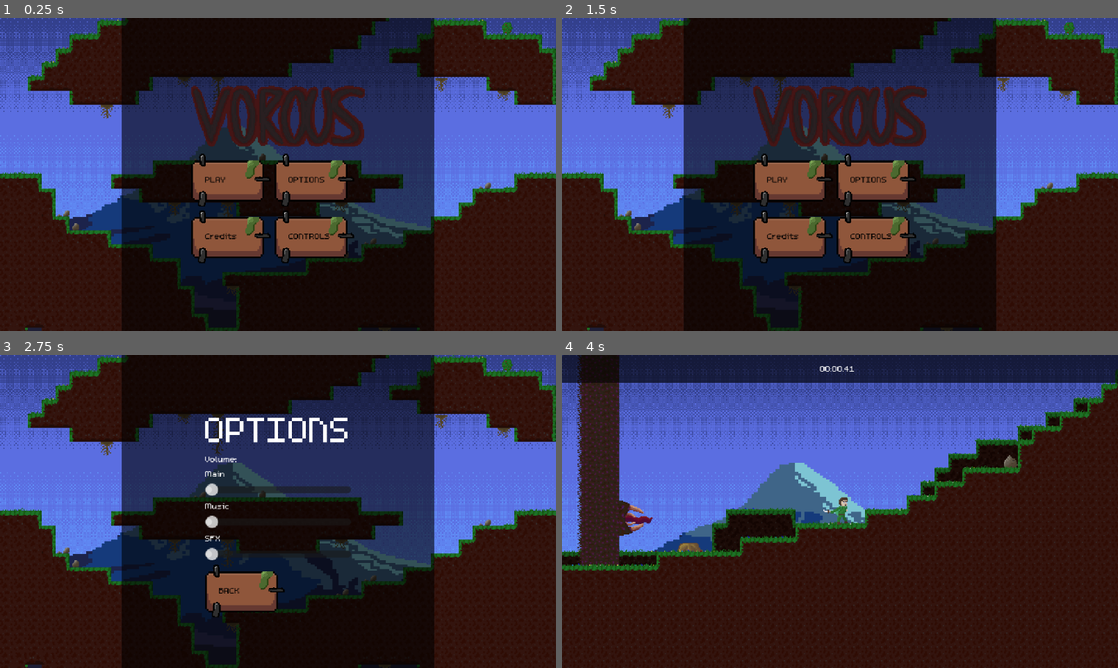
Above: before the commit, frames 1-4 (two rows, left to right).
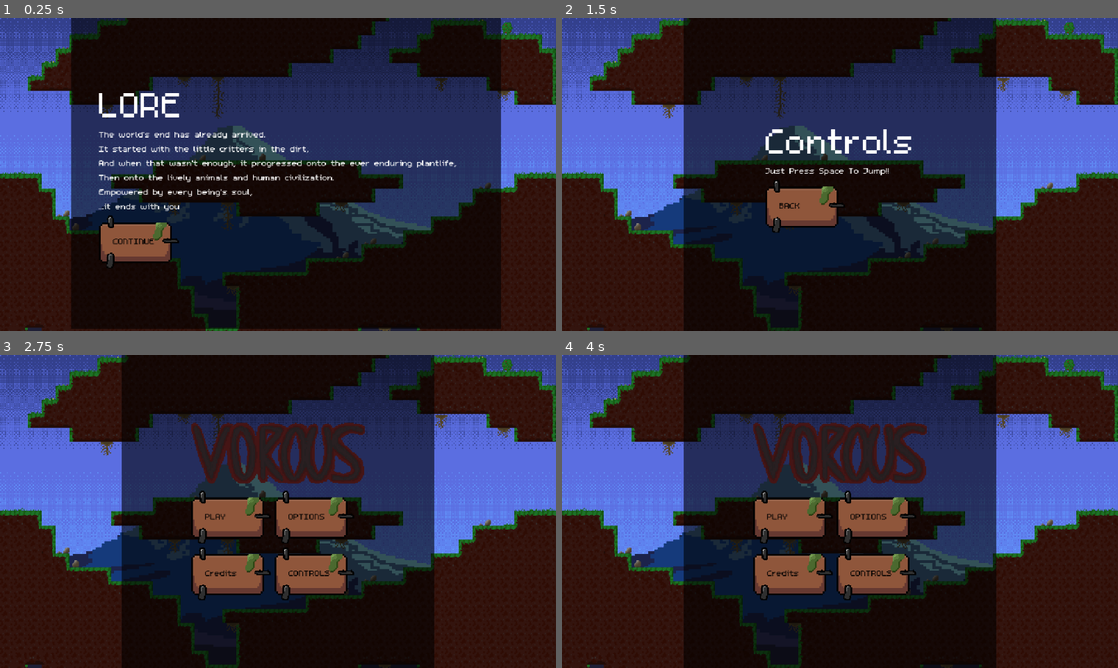
Above: after the commit, the same moments.

Repository: Skuffy808/Vorous
Game: Godot game, scene res://scenes/lore.tscn
The game is run twice, just before and just after one commit, with the same random seed, the same clock (stepped at 60 frames per second) and the same inputs. Before the commit the project starts from res://scenes/main_menu.tscn.
Inputs (mouse positions are in pixels of both pictures, inside the frame that each line leads up to):
- Up to frame 1 (0.25 s): no input
- Up to frame 2 (1.5 s): click (795, 237) at 0.5 s, where only the run before the commit has a clickable "Credits"; click (840, 227) at 1.25 s, where only the run before the commit has a clickable "BACK"
- Up to frame 3 (2.75 s): click (278, 542) at 2 s, where only the run after the commit has a clickable "BACK"
- Up to frame 4 (4 s): click (840, 589) at 2.75 s, where only the run before the commit has a clickable "BACK"; click (795, 517) at 3.5 s, where only the run before the commit has a clickable "PLAY"

The runs differ from the first frame. In frame 1, 35% of the frame differs, in the area x 12-91%, y 0-100%; in frame 2, 12%; in frame 3, 12%; in frame 4, 75%, in the area x 0-100%, y 0-100%.

Commit message:
add lore

Diff:
--- a/project.godot
+++ b/project.godot
@@ -11,7 +11,7 @@
 [application]
 
 config/name="Vorous"
-run/main_scene="uid://dbihew8l1tlgy"
+run/main_scene="uid://c87h5c6o5fgvt"
 config/features=PackedStringArray("4.4", "GL Compatibility")
 config/icon="res://icon.svg"
 
--- /dev/null
+++ b/scenes/lore.tscn
@@ -0,0 +1,88 @@
+[gd_scene load_steps=6 format=3 uid="uid://c87h5c6o5fgvt"]
+
+[ext_resource type="Theme" uid="uid://bpac6yxly53yc" path="res://theme.tres" id="1_fiw8w"]
+[ext_resource type="Script" uid="uid://dksadmjslbklm" path="res://scripts/credits.gd" id="2_5iqog"]
+[ext_resource type="Texture2D" uid="uid://dugbgubpe437j" path="res://assets/background/Background-0.png" id="3_g7dn5"]
+[ext_resource type="PackedScene" uid="uid://dhr8pf2btgxph" path="res://scenes/Platforms/platformCave1.tscn" id="4_xhytr"]
+[ext_resource type="Texture2D" uid="uid://dojqb00ffo3lc" path="res://assets/button.png" id="5_ldtwi"]
+
+[node name="Credits" type="Control"]
+texture_filter = 1
+layout_mode = 3
+anchors_preset = 15
+anchor_right = 1.0
+anchor_bottom = 1.0
+grow_horizontal = 2
+grow_vertical = 2
+theme = ExtResource("1_fiw8w")
+script = ExtResource("2_5iqog")
+
+[node name="TextureRect" type="TextureRect" parent="."]
+layout_mode = 0
+offset_right = 640.0
+offset_bottom = 360.0
+texture = ExtResource("3_g7dn5")
+
+[node name="Cave1" parent="." instance=ExtResource("4_xhytr")]
+z_index = -1
+position = Vector2(0, 180)
+
+[node name="ColorRect" type="ColorRect" parent="."]
+layout_mode = 1
+anchors_preset = 8
+anchor_left = 0.5
+anchor_top = 0.5
+anchor_right = 0.5
+anchor_bottom = 0.5
+offset_left = -238.0
+offset_top = -180.0
+offset_right = 122.0
+offset_bottom = 180.0
+grow_horizontal = 2
+grow_vertical = 2
+scale = Vector2(1.37327, 0.992168)
+color = Color(0, 0, 0, 0.588235)
+
+[node name="VBoxContainer" type="VBoxContainer" parent="."]
+layout_mode = 1
+anchors_preset = 8
+anchor_left = 0.5
+anchor_top = 0.5
+anchor_right = 0.5
+anchor_bottom = 0.5
+offset_left = -60.5
+offset_top = -39.0
+offset_right = 60.5
+offset_bottom = 39.0
+grow_horizontal = 2
+grow_vertical = 2
+
+[node name="OptionsLabel" type="Label" parent="VBoxContainer"]
+layout_mode = 2
+theme_override_colors/font_color = Color(1, 1, 1, 1)
+theme_override_font_sizes/font_size = 64
+text = "LORE"
+
+[node name="Roles" type="Label" parent="VBoxContainer"]
+layout_mode = 2
+text = "The world's end has already arrived.
+It started with the little critters in the dirt,
+And when that wasn't enough, it progressed onto the ever enduring plantlife,
+Then onto the lively animals and human civilization.
+Empowered by every being's soul,
+...it ends with you"
+
+[node name="BackTextureButton" type="TextureButton" parent="VBoxContainer"]
+layout_mode = 2
+texture_normal = ExtResource("5_ldtwi")
+
+[node name="BackLabel" type="Label" parent="VBoxContainer/BackTextureButton"]
+layout_mode = 0
+offset_left = 16.0
+offset_top = 22.0
+offset_right = 56.0
+offset_bottom = 35.0
+theme_override_colors/font_color = Color(0, 0, 0, 1)
+text = "CONTINUE"
+
+[connection signal="pressed" from="VBoxContainer/BackTextureButton" to="." method="_on_back_texture_button_pressed"]
